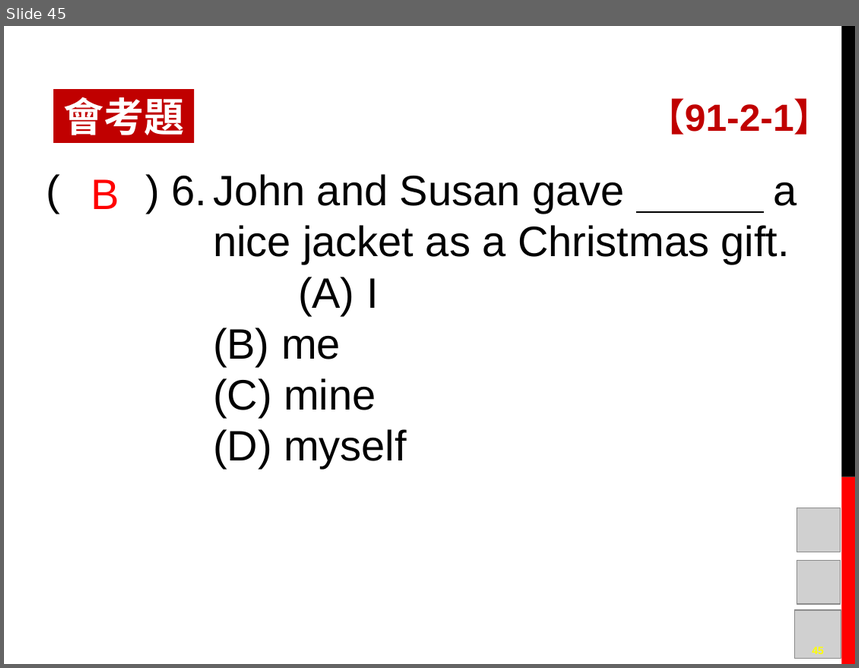
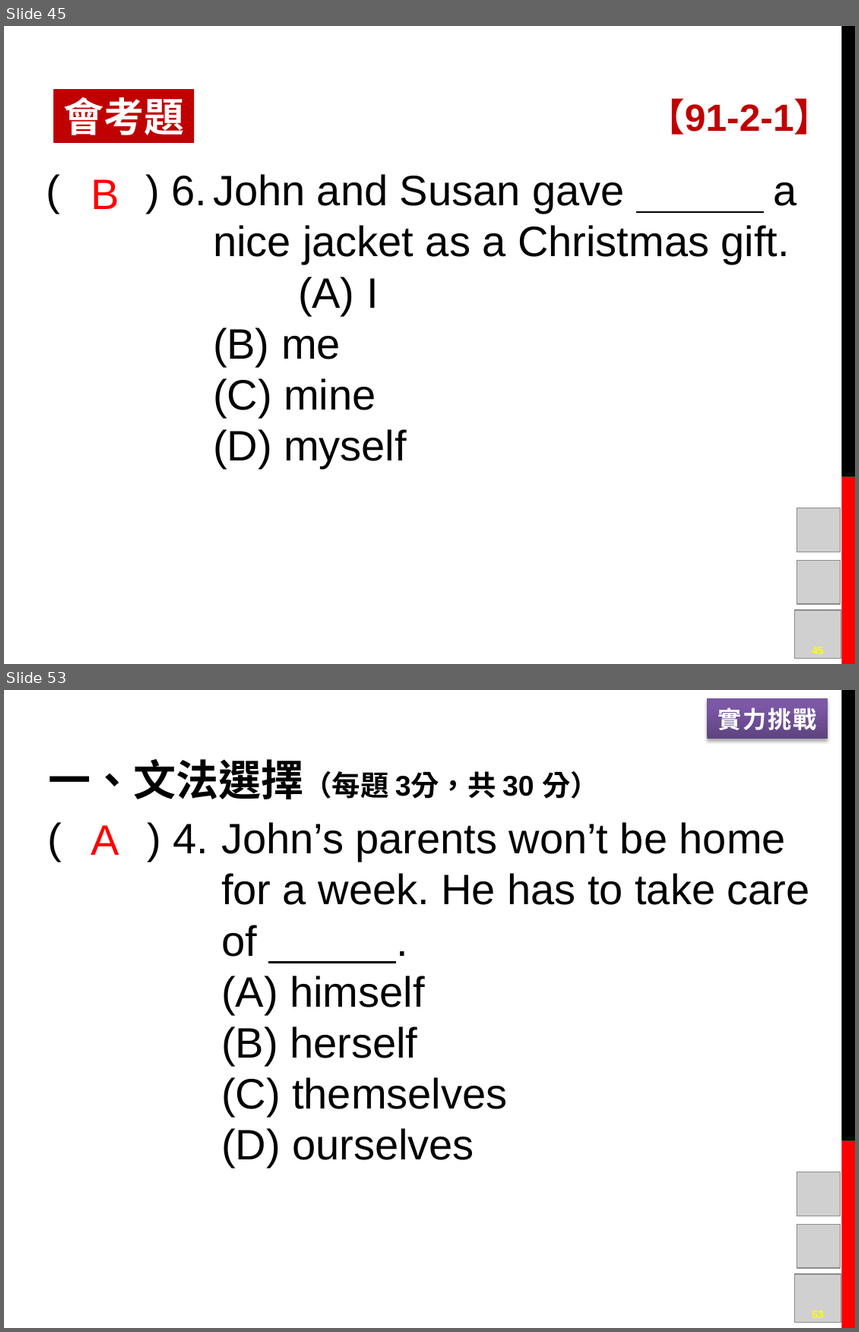
Before and after one commit to mousterchung/backup_data_from_desktop, a slide deck: school/junior_high_school/original_class/英語/八下講義/英語講義L05.pptx. Shown one above the other, each under a label of ours: slide 45 before the commit, slides 45 and 53 after it; the slides between them are not shown. The pictures are 859x668 and 859x1332 pixels, drawn with LibreOffice and Linux fonts; fonts in the diff are those of the drawing; grey boxes stand for pictures; background and template pictures are left out. Boxes give left, top, right and bottom in pixels: in the first picture for what was removed or moved away, otherwise in the second. Text is boxed around its words. In the diff, an @@ line names an element or a change of style, - is before the commit and + after.

```diff
--- a/school/junior_high_school/original_class/英語/八下講義/英語講義L05.pptx
+++ b/school/junior_high_school/original_class/英語/八下講義/英語講義L05.pptx
@@ slide 53 added at <box>4,690,855,1328</box>, background #FFFFFF; not listed: 2 template elements that a slide beside it also shows @@
@@ rectangle added at <box>707,698,828,739</box>, fill gradient #5F4480 to #7B58A6 to #7C57A8, 20 pt, text #FFFFFF, bold @@
+實力挑戰
@@ text added at <box>48,759,599,799</box>, 24 pt, text #000000, bold @@
+一、文法選擇（每題 3分，共 30 分）
@@ text added at <box>91,825,119,855</box>, 36 pt, text #FF0000 @@
+A
@@ text added at <box>173,822,810,1167</box>, 36 pt, text #000000 @@
+( ) 4. John’s parents won’t be home for a week. He has to take care of .
+(A) himself
+(B) herself
+(C) themselves
+(D) ourselves
@@ picture added at <box>797,1173,841,1216</box> @@
@@ picture added at <box>797,1224,840,1268</box> @@
@@ picture added at <box>794,1274,842,1323</box> @@
@@ page number added at <box>812,1311,824,1319</box>, 9 pt, text #FFFF00, bold @@
+53
```
Also in this commit, not shown: 30 other slides added.
